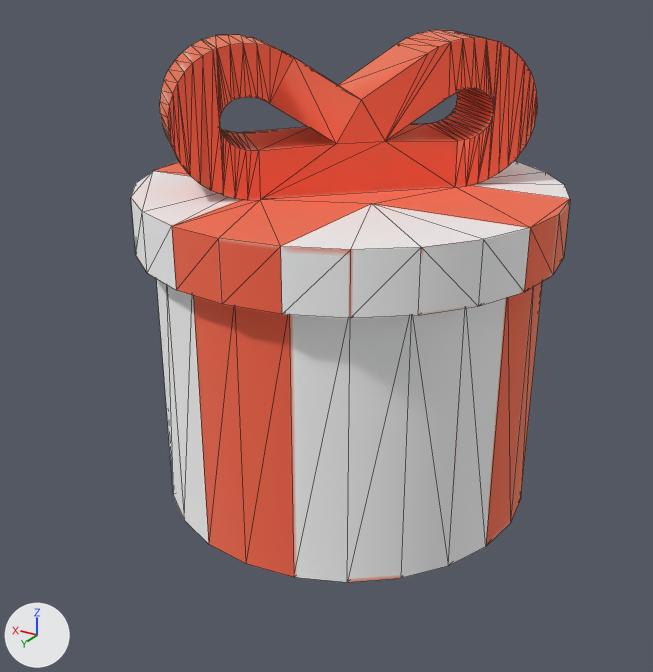
Two versions of the glTF model src/public/models/presents2.glb, one commit apart.
One viewpoint serves both versions: a 50 mm camera at (-0.37, 0.655, 0.465) aimed at (0.006, 0.028, 0.151). The lights are fixed; the arrows at lower left show +X, +Y and +Z. Mesh edges are drawn as thin lines. Where no turn or scale is listed for an object, it has been applied to the vertices.

Script lines for the objects in view, before the commit:
```python
me_presentround = bpy.data.meshes.new('presentRound')
me_presentround.from_pydata(...)  # 374 vertices, 754 faces; spans x -0.181..0.181, y -0.181..0.181, z 0.0..0.4
me_presentround.materials.append(mat_ribbon_005)  # picture img_present1
ob_presentroundrebuild = bpy.data.objects.new('presentRoundRebuild', me_presentround)
ob_presentroundrebuild.location = (0.0, 0.0, 0.0)
```
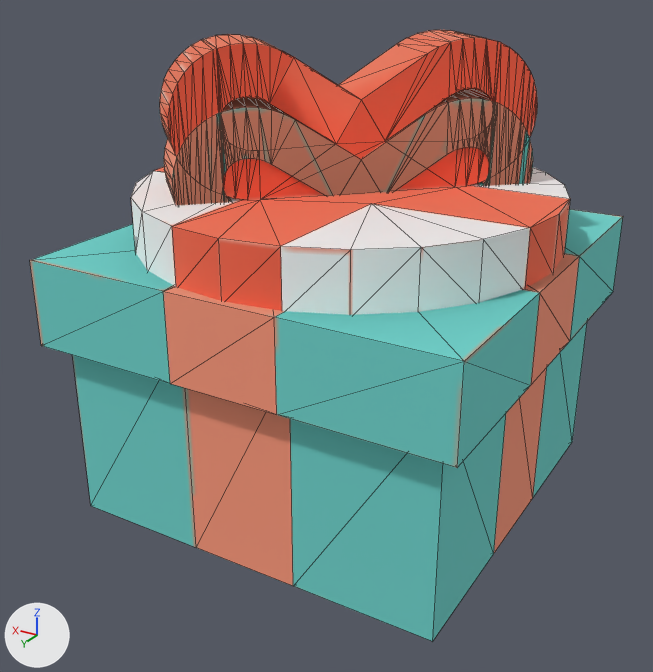
Commit message: feat: multiple presents

Pixel boxes [x1, y1, x2, y2] of what changed, in the pictures (653 x 672 px):
'presentGreen', added
    after: [30, 90, 623, 641]

Patch to the scene script:
```diff
--- a/src/public/models/presents2.glb.py
+++ b/src/public/models/presents2.glb.py
@@ img_present2 @@
+img_present2 = load_image('Present2', '_unpacked/Present2', 256, 256, 'sRGB')
@@ mat_ribbon_006 @@
+mat_ribbon_006 = principled_material('ribbon.006')
+mat_ribbon_006.texture = img_present2
+mat_ribbon_006.roughness = 1.0
@@ me_mesh_presentgreen @@
+me_mesh_presentgreen.from_pydata(...)  # 294 vertices, 592 faces; spans x -0.186..0.186, y -0.186..0.186, z 0.0..0.354
+me_mesh_presentgreen.materials.append(mat_ribbon_006)  # picture img_present2
@@ ob_presentgreen @@
+ob_presentgreen = bpy.data.objects.new('presentGreen', me_mesh_presentgreen)
+ob_presentgreen.location = (0.0, 0.0, 0.0)
```
